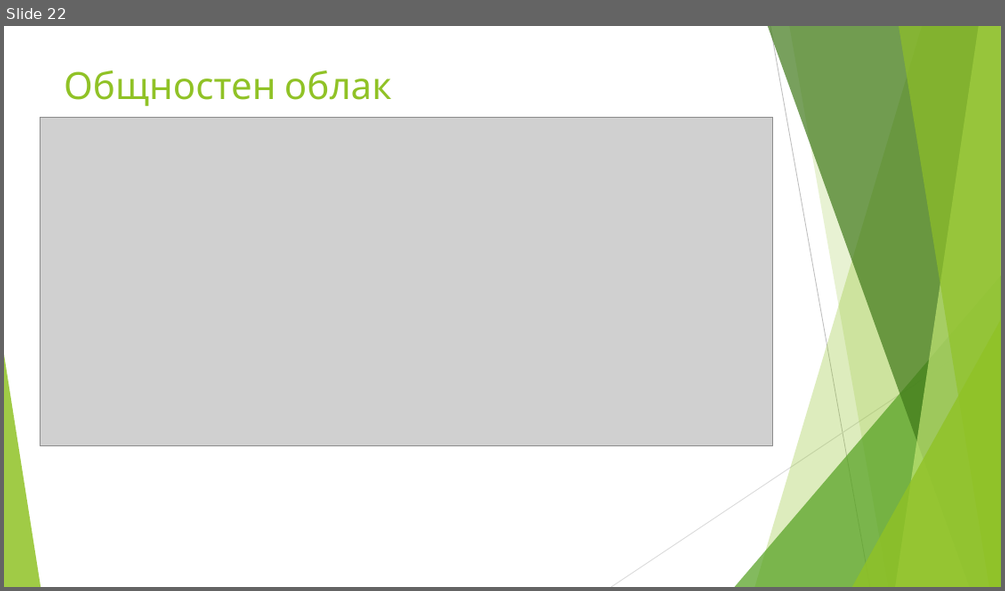
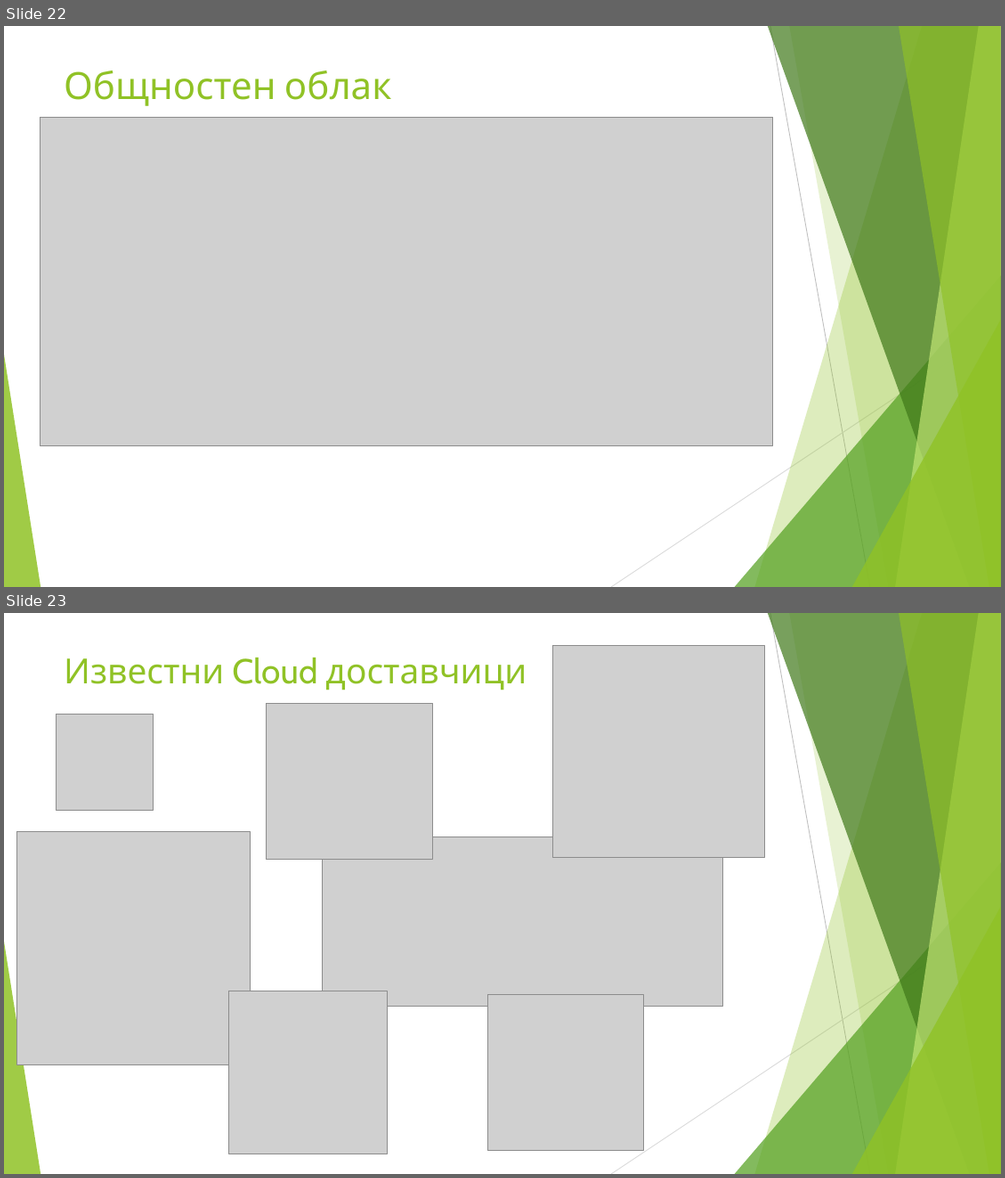
Before and after one commit to enchobelezirev/CloudComputing, a slide deck: CLOUD COMPUTING.pptx. Shown one above the other, each under a label of ours: slide 22 before the commit, slides 22 and 23 after it. The pictures are 1005x591 and 1005x1178 pixels, drawn with LibreOffice and Linux fonts; fonts in the diff are those of the drawing; grey boxes stand for pictures. Boxes give left, top, right and bottom in pixels: in the first picture for what was removed or moved away, otherwise in the second. Text is boxed around its words. In the diff, an @@ line names an element or a change of style, - is before the commit and + after.

Commit message:
Add slides for common info and cloud providers

```diff
--- a/CLOUD COMPUTING.pptx
+++ b/CLOUD COMPUTING.pptx
@@ slide 23 added at box(4, 613, 1001, 1174), background #FFFFFF; not listed: 10 template elements that a slide beside it also shows @@
@@ text added at box(64, 657, 526, 690), 33.3 pt, text #90C226 @@
+Известни Cloud доставчици
@@ picture added at box(553, 646, 764, 858) @@
@@ picture added at box(57, 714, 153, 811) @@
@@ picture added at box(267, 704, 433, 859) @@
@@ picture added at box(16, 831, 250, 1064) @@
@@ picture added at box(323, 836, 722, 1005) @@
@@ picture added at box(229, 991, 387, 1153) @@
@@ picture added at box(488, 995, 643, 1150) @@
```
Also in this commit, not shown: 2 slides changed.
